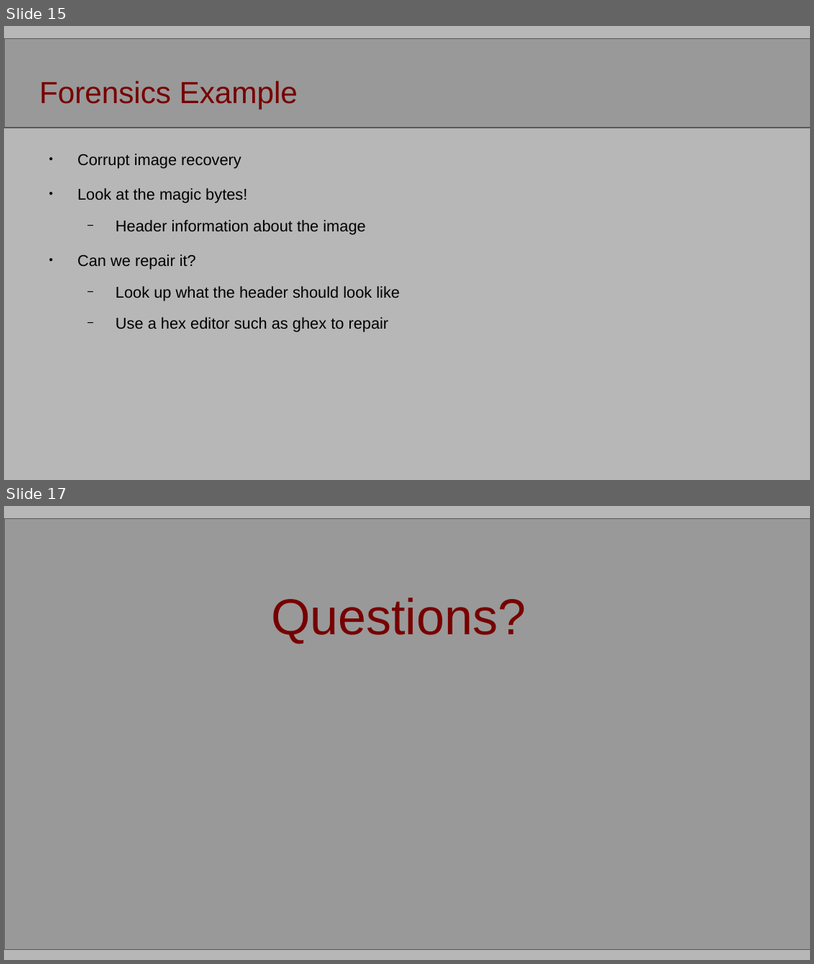
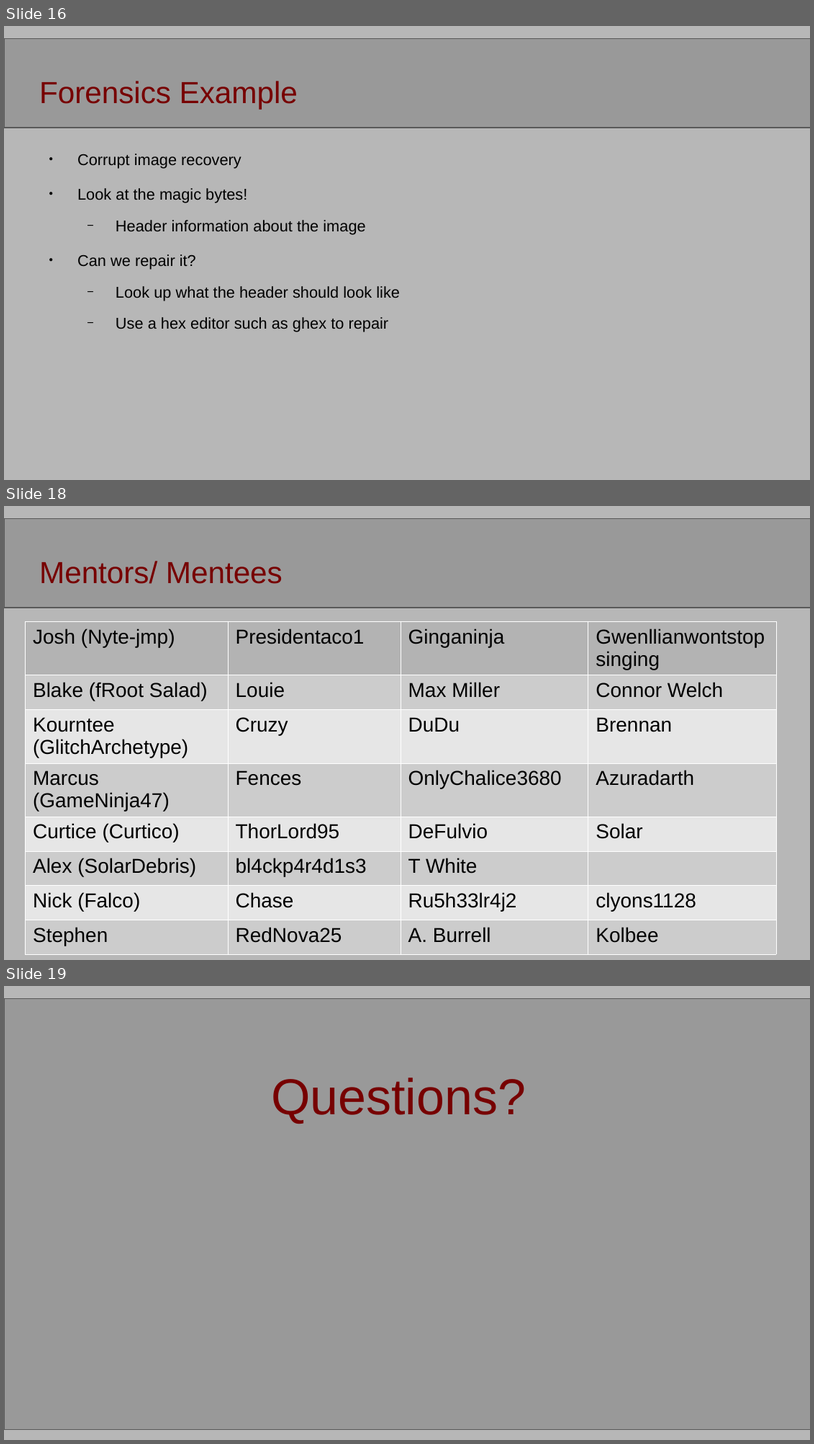
Before and after one commit to Night-jmp/IntroToCTF, a slide deck: intro_to_ctf/intro_to_ctf.pptx. Shown one above the other, each under a label of ours: slides 15 and 17 before the commit, slides 16, 18 and 19 after it; the slides between them are not shown. The pictures are 814x964 and 814x1444 pixels, drawn with LibreOffice and Linux fonts; fonts in the diff are those of the drawing; background and template pictures are left out. Boxes give left, top, right and bottom in pixels: in the first picture for what was removed or moved away, otherwise in the second. Text is boxed around its words. In the diff, an @@ line names an element or a change of style, - is before the commit and + after.

```diff
--- a/intro_to_ctf/intro_to_ctf.pptx
+++ b/intro_to_ctf/intro_to_ctf.pptx
@@ slide 18 added at box(4, 506, 810, 960), background #B7B7B7; not listed: 1 template element that a slide beside it also shows @@
@@ text added at box(39, 561, 283, 584), 27.2 pt, text #770000 @@
+Mentors/ Mentees
@@ table added at box(25, 621, 776, 955), 8 rows, 4 columns @@
+Josh (Nyte-jmp) | Presidentaco1 | Ginganinja | Gwenllianwontstopsinging
+Blake (fRoot Salad) | Louie | Max Miller | Connor Welch
+Kourntee (GlitchArchetype) | Cruzy | DuDu | Brennan
+Marcus (GameNinja47) | Fences | OnlyChalice3680 | Azuradarth
+Curtice (Curtico) | ThorLord95 | DeFulvio | Solar
+Alex (SolarDebris) | bl4ckp4r4d1s3 | T White | 
+Nick (Falco) | Chase | Ru5h33lr4j2 | clyons1128
+Stephen | RedNova25 | A. Burrell | Kolbee
@@ what was slide 15 is now slide 16 @@
@@ what was slide 17 is now slide 19 @@
```
Also in this commit, not shown: 3 slides changed, 1 other slide added, 2 other files.
